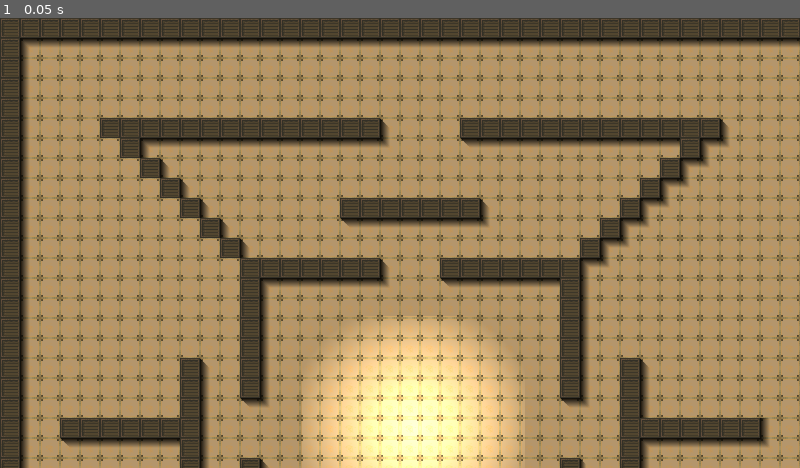
Above: before the commit, frame 1.
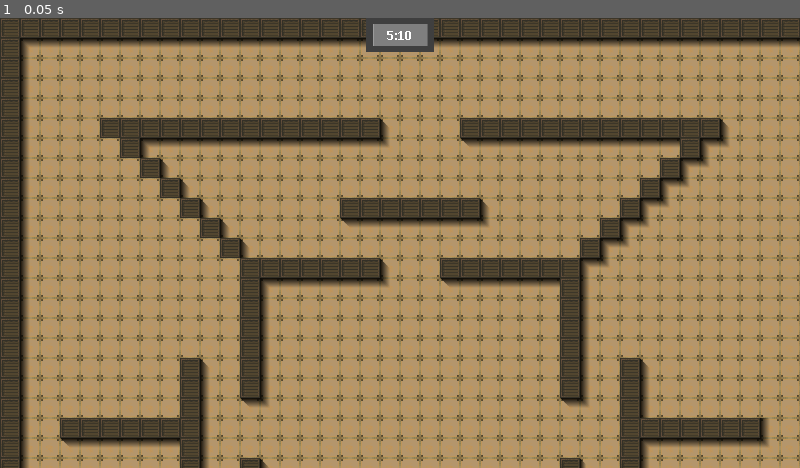
Above: after the commit, the same moment.

Repository: superRaptor911/WarZone_2
Game: Godot game, scene res://Objects/Temp/Node2D.tscn
The game is run twice, just before and just after one commit, with the same random seed, the same clock (stepped at 60 frames per second) and the same inputs. This scene is started directly instead of the project's main scene.
Inputs:
- Up to frame 1 (0.05 s): no input

The runs differ from the first frame. In frame 1, 8.0% of the frame differs, in the area x 37-66%, y 0-100%.

Commit message:
Quake sound added

Diff:
--- a/Menus/Lobby/Lobby.tscn
+++ b/Menus/Lobby/Lobby.tscn
@@ -1,55 +1,7 @@
-[gd_scene load_steps=10 format=2]
+[gd_scene load_steps=3 format=2]
 
 [ext_resource path="res://Menus/Lobby/Lobby.gd" type="Script" id=1]
-[ext_resource path="res://Menus/resources/btn_texture.png" type="Texture" id=2]
-[ext_resource path="res://Menus/resources/btn_texture2.png" type="Texture" id=3]
-[ext_resource path="res://new_font.tres" type="DynamicFont" id=4]
-[ext_resource path="res://font.tres" type="DynamicFont" id=5]
-
-[sub_resource type="StyleBoxTexture" id=1]
-texture = ExtResource( 2 )
-region_rect = Rect2( 0, 0, 32, 32 )
-
-[sub_resource type="StyleBoxTexture" id=2]
-texture = ExtResource( 3 )
-region_rect = Rect2( 0, 0, 32, 32 )
-
-[sub_resource type="StyleBoxTexture" id=3]
-texture = ExtResource( 3 )
-region_rect = Rect2( 0, 0, 32, 32 )
-
-[sub_resource type="Theme" id=4]
-default_font = ExtResource( 4 )
-Button/colors/font_color = Color( 0.878431, 0.878431, 0.878431, 1 )
-Button/colors/font_color_disabled = Color( 0.9, 0.9, 0.9, 0.2 )
-Button/colors/font_color_hover = Color( 0.941176, 0.941176, 0.941176, 1 )
-Button/colors/font_color_pressed = Color( 1, 1, 1, 1 )
-Button/constants/hseparation = 2
-Button/fonts/font = null
-Button/styles/disabled = null
-Button/styles/focus = null
-Button/styles/hover = null
-Button/styles/normal = SubResource( 1 )
-Button/styles/pressed = null
-Tabs/colors/font_color_bg = Color( 0.690196, 0.690196, 0.690196, 1 )
-Tabs/colors/font_color_disabled = Color( 0.9, 0.9, 0.9, 0.2 )
-Tabs/colors/font_color_fg = Color( 0.941176, 0.941176, 0.941176, 1 )
-Tabs/constants/hseparation = 4
-Tabs/constants/label_valign_bg = 2
-Tabs/constants/label_valign_fg = 0
-Tabs/constants/top_margin = 24
-Tabs/fonts/font = null
-Tabs/icons/close = null
-Tabs/icons/decrement = null
-Tabs/icons/decrement_highlight = null
-Tabs/icons/increment = null
-Tabs/icons/increment_highlight = null
-Tabs/styles/button = SubResource( 2 )
-Tabs/styles/button_pressed = null
-Tabs/styles/panel = SubResource( 3 )
-Tabs/styles/tab_bg = null
-Tabs/styles/tab_disabled = null
-Tabs/styles/tab_fg = null
+[ext_resource path="res://font.tres" type="DynamicFont" id=2]
 
 [node name="Lobby" type="CanvasLayer"]
 script = ExtResource( 1 )
@@ -63,7 +15,6 @@
 margin_top = -323.22
 margin_right = 501.518
 margin_bottom = 199.78
-theme = SubResource( 4 )
 __meta__ = {
 "_edit_group_": true
 }
--- a/Menus/Settings/display_settings.gd
+++ b/Menus/Settings/display_settings.gd
@@ -1,4 +1,4 @@
-extends Control
+extends CanvasLayer
 
 func _ready():
 	$PanelContainer/Panel/particles.pressed = game_states.game_settings.particle_effects
--- a/Menus/Settings/display_settings.tscn
+++ b/Menus/Settings/display_settings.tscn
@@ -3,9 +3,7 @@
 [ext_resource path="res://Menus/Settings/display_settings.gd" type="Script" id=1]
 [ext_resource path="res://font.tres" type="DynamicFont" id=2]
 
-[node name="Control" type="Control"]
-anchor_right = 1.0
-anchor_bottom = 1.0
+[node name="Control" type="CanvasLayer"]
 script = ExtResource( 1 )
 
 [node name="PanelContainer" type="PanelContainer" parent="."]
--- a/Objects/Character.gd
+++ b/Objects/Character.gd
@@ -14,8 +14,12 @@
 #last attacked entity
 var last_attacker
 var skin : Model
+
+#This signal is emitted when char is killed
+#it's better naming should be char_dead
 signal char_killed
 signal char_took_damage
+signal char_killed_someone
 
 #ID of input
 var _input_id : int = 0
@@ -147,6 +151,7 @@
 	#sync with peers
 	rpc("sync_health",HP,AP)
 	if HP == 0:
+		attacker.emit_signal("char_killed_someone")
 		game_server.handleKills(self,attacker,weapon)
 		#sync with everyone
 		rpc("sync_death")
--- /dev/null
+++ b/Objects/Game_modes/FFA_mode.gd
@@ -0,0 +1,106 @@
+extends CanvasLayer
+
+
+class quake_sound:
+	var sound_name : String
+	var msg : String
+
+	func _init(_msg,_sound_name):
+		msg = _msg
+		sound_name = _sound_name
+
+var quake_sound_queue  = Array()
+
+#Holds player kill stats for quake sounds
+class Player_stats:
+	var pname : String
+	var kill_streak : int = 0
+	var time_since_death : int = 0
+	var quake_sound_q_ref
+
+	var quake_sounds_format = {
+		k3 = "%s did triple kill",
+		k5 = "%s is on multi kill",
+		k6 = "%s is on a rampage",
+		K9 = "%s is dominating",
+		k11 = "%s is unstoppable",
+		k13 = "%s did mega kill",
+		k15 = "%s did ultra kill"
+	}
+
+	func _init(Pname : String,qs):
+		pname = Pname
+		quake_sound_q_ref = qs
+
+	func _player_killed_someone():
+		kill_streak += 1
+		_check_quake_status()
+
+	func _player_got_killed():
+		kill_streak = 0
+
+	func _check_quake_status():
+		if quake_sounds_format.has("k" + String(kill_streak)):
+			var msg = quake_sounds_format.get("k" + String(kill_streak)) %pname
+			var sound_name = _get_sound_name()
+			quake_sound_q_ref.push_back(quake_sound.new(msg,sound_name))
+
+	func _get_sound_name() -> String:
+		if kill_streak == 3:
+			return "triple_kill"
+		if kill_streak == 5:
+			return "multi_kill"
+		if kill_streak == 6:
+			return "rampage"
+		return ""
+
+#list of player stats
+var Players = Array()
+
+#stores the time elapsed.
+var time_elapsed  : float = 0
+
+#update time panel every second
+func _on_uptime_timeout():
+	time_elapsed += 1
+	var _min_ : int = time_elapsed/60.0
+	var _sec_ : int = int(time_elapsed) % 60
+	$Time_container/panel/Label.text = String(_min_) + " : " + String(_sec_)
+
+
+func _ready():
+	if get_tree().is_network_server():
+		var plz = get_tree().get_nodes_in_group("User")
+		for plr in plz:
+			var p = Player_stats.new(plr.name,quake_sound_queue)
+			plr.connect("char_killed",p,"_player_got_killed")
+			plr.connect("char_killed_someone",p,"_player_killed_someone")
+			Players.push_back(p)
+		$Label/Timer.start()
+
+func _process(delta):
+	showQuakeKills()
+
+func showQuakeKills():
+	if quake_sound_queue.size():
+		$Label.modulate = Color8(255,255,255,255)
+		$Label.text = quake_sound_queue[0].msg
+		$quake_sounds.get_node(quake_sound_queue[0].sound_name).play()
+		quake_sound_queue.erase(quake_sound_queue[0])
+		if not quake_sound_queue.size():
+			$Tween.interpolate_property($Label,"modulate",Color8(255,255,255,255),Color8(255,255,255,0),5,Tween.TRANS_LINEAR,Tween.EASE_OUT)
+			$Tween.start()
+		rpc_unreliable("syncQuakeKills",$Label.text,not quake_sound_queue.size())
+
+
+remote func syncQuakeKills(msg,sound_name,is_last_msg : bool):
+	$Label.text = msg
+	$quake_sounds.get_node(sound_name).play()
+	if is_last_msg:
+		$Tween.interpolate_property($Label,"modulate",Color8(255,255,255,255),Color8(255,255,255,0),5,Tween.TRANS_LINEAR,Tween.EASE_OUT)
+		$Tween.start()
+
+
+func _on_Timer_timeout():
+	pass
+	#showQuakeKills()
--- /dev/null
+++ b/Objects/Game_modes/FFA_mode.tscn
@@ -0,0 +1,79 @@
+[gd_scene load_steps=10 format=2]
+
+[ext_resource path="res://Objects/Game_modes/FFA_mode.gd" type="Script" id=1]
+[ext_resource path="res://Menus/Inventory/label_bg.png" type="Texture" id=2]
+[ext_resource path="res://Menus/Inventory/label2.png" type="Texture" id=3]
+[ext_resource path="res://font.tres" type="DynamicFont" id=4]
+[ext_resource path="res://Antaro.ttf" type="DynamicFontData" id=5]
+[ext_resource path="res://Sfx/QuakeSounds/triplekill.wav" type="AudioStream" id=6]
+[ext_resource path="res://Sfx/QuakeSounds/multikill.wav" type="AudioStream" id=7]
+[ext_resource path="res://Sfx/QuakeSounds/rampage.wav" type="AudioStream" id=8]
+
+[sub_resource type="DynamicFont" id=1]
+size = 32
+use_filter = true
+font_data = ExtResource( 5 )
+
+[node name="FFA_mode" type="CanvasLayer"]
+script = ExtResource( 1 )
+
+[node name="Time_container" type="TextureRect" parent="."]
+anchor_left = 0.5
+anchor_right = 0.5
+margin_left = -54.5
+margin_right = 54.5
+margin_bottom = 54.0
+texture = ExtResource( 2 )
+expand = true
+
+[node name="panel" type="TextureRect" parent="Time_container"]
+anchor_left = 0.5
+anchor_top = 0.5
+anchor_right = 0.5
+anchor_bottom = 0.5
+margin_left = -43.5
+margin_top = -17.5
+margin_right = 43.5
+margin_bottom = 17.5
+texture = ExtResource( 3 )
+expand = true
+
+[node name="Label" type="Label" parent="Time_container/panel"]
+anchor_left = 0.5
+anchor_top = 0.5
+anchor_right = 0.5
+anchor_bottom = 0.5
+margin_left = -21.5
+margin_top = -12.0
+margin_right = 21.5
+margin_bottom = 12.0
+custom_fonts/font = ExtResource( 4 )
+text = "5:10"
+
+[node name="uptime" type="Timer" parent="Time_container"]
+autostart = true
+
+[node name="Label" type="Label" parent="."]
+margin_left = 466.226
+margin_top = 145.871
+margin_right = 773.226
+margin_bottom = 177.871
+custom_fonts/font = SubResource( 1 )
+
+[node name="Timer" type="Timer" parent="Label"]
+wait_time = 0.75
+
+[node name="Tween" type="Tween" parent="."]
+
+[node name="quake_sounds" type="Node" parent="."]
+
+[node name="triple_kill" type="AudioStreamPlayer" parent="quake_sounds"]
+stream = ExtResource( 6 )
+
+[node name="multi_kill" type="AudioStreamPlayer" parent="quake_sounds"]
+stream = ExtResource( 7 )
+
+[node name="rampage" type="AudioStreamPlayer" parent="quake_sounds"]
+stream = ExtResource( 8 )
+[connection signal="timeout" from="Time_container/uptime" to="." method="_on_uptime_timeout"]
+[connection signal="timeout" from="Label/Timer" to="." method="_on_Timer_timeout"]
--- a/Objects/SURVIVAL_mode.tscn
+++ b/Objects/Game_modes/SURVIVAL_mode.tscn
@@ -1,6 +1,6 @@
 [gd_scene load_steps=3 format=2]
 
-[ext_resource path="res://Objects/SURVIVAL_mode.gd" type="Script" id=1]
+[ext_resource path="res://Objects/Game_modes/SURVIVAL_mode.gd" type="Script" id=1]
 [ext_resource path="res://font.tres" type="DynamicFont" id=2]
 
 [node name="SURVIVAL_mode" type="CanvasLayer"]
--- a/Objects/Player.gd
+++ b/Objects/Player.gd
@@ -46,9 +46,11 @@
 func _on_player_killed():
 	#show respawn percentage
 	hud.get_node("respawn").visible = true
-	position = Vector2(-100,-100)
+	_input_id += 1
+	teleportCharacter(Vector2(-500,-500),_input_id)
 	$Camera2D.current = false
 	$free_timer.start()
+	pause_controls(true)
 
 
 
@@ -142,6 +144,7 @@
 	HP = 100
 	AP = 100
 	_input_id += 1
+	pause_controls(false)
 	teleportCharacter(pos,_input_id)
 	load_guns(network.players[id].primary_gun_name,network.players[id].sec_gun_name)
 
--- a/Objects/Temp/Node2D.gd
+++ b/Objects/Temp/Node2D.gd
@@ -73,5 +73,8 @@
 func _init_game():
 	game_server.init_scoreBoard()
 	if game_states.GAME_MODE == game_states.GAME_MODES.SURVIVAL:
-		var mode = load("res://Objects/SURVIVAL_mode.tscn")
+		var mode = load("res://Objects/Game_modes/SURVIVAL_mode.tscn")
 		add_child(mode.instance())
+	elif game_states.GAME_MODE == game_states.GAME_MODES.FFA:
+		var mode = load("res://Objects/Game_modes/FFA_mode.tscn")
+		add_child(mode.instance())
--- a/Objects/Temp/TestMap.tscn
+++ b/Objects/Temp/TestMap.tscn
@@ -1,9 +1,8 @@
-[gd_scene load_steps=6 format=2]
+[gd_scene load_steps=5 format=2]
 
 [ext_resource path="res://Sprites/Tilesets/Vantage.tres" type="TileSet" id=1]
 [ext_resource path="res://Sprites/Tilesets/shadows.tres" type="TileSet" id=2]
 [ext_resource path="res://Objects/Temp/TileMap.gd" type="Script" id=3]
-[ext_resource path="res://Sprites/Lights/angryimg.png" type="Texture" id=4]
 
 [sub_resource type="NavigationPolygon" id=1]
 vertices = PoolVector2Array( 1264, 48, 1264, 1264, 1232, 688, 1232, 624, 1072, 1104, 720, 1104, 784, 1040, 912, 944, 78 …(733 unchanged characters)…
@@ -94,8 +93,3 @@
 
 [node name="8" type="Node2D" parent="zSpawn"]
 position = Vector2( 208, 720 )
-
-[node name="Light2D" type="Light2D" parent="."]
-position = Vector2( 661.873, 655.46 )
-scale = Vector2( 1.77895, 1.77895 )
-texture = ExtResource( 4 )
--- a/font.tres
+++ b/font.tres
@@ -4,4 +4,5 @@
 
 [resource]
 size = 24
+use_filter = true
 font_data = ExtResource( 1 )
Not shown: 5 places in Menus/Lobby/Lobby.tscn that only renumber resources
Renamed: Objects/SURVIVAL_mode.gd -> Objects/Game_modes/SURVIVAL_mode.gd
Not shown, added: Sfx/QuakeSounds/dominating.wav
Not shown, added: Sfx/QuakeSounds/doublekill.wav
Not shown, added: Sfx/QuakeSounds/doublekill2.wav
Not shown, added: Sfx/QuakeSounds/eagleeye.wav
Not shown, added: Sfx/QuakeSounds/firstblood.wav
Not shown, added: Sfx/QuakeSounds/firstblood2.wav
Not shown, added: Sfx/QuakeSounds/firstblood3.wav
Not shown, added: Sfx/QuakeSounds/flawless.wav
Not shown, added: Sfx/QuakeSounds/godlike.wav
Not shown, added: Sfx/QuakeSounds/hattrick.wav
(and 30 more such lines)
